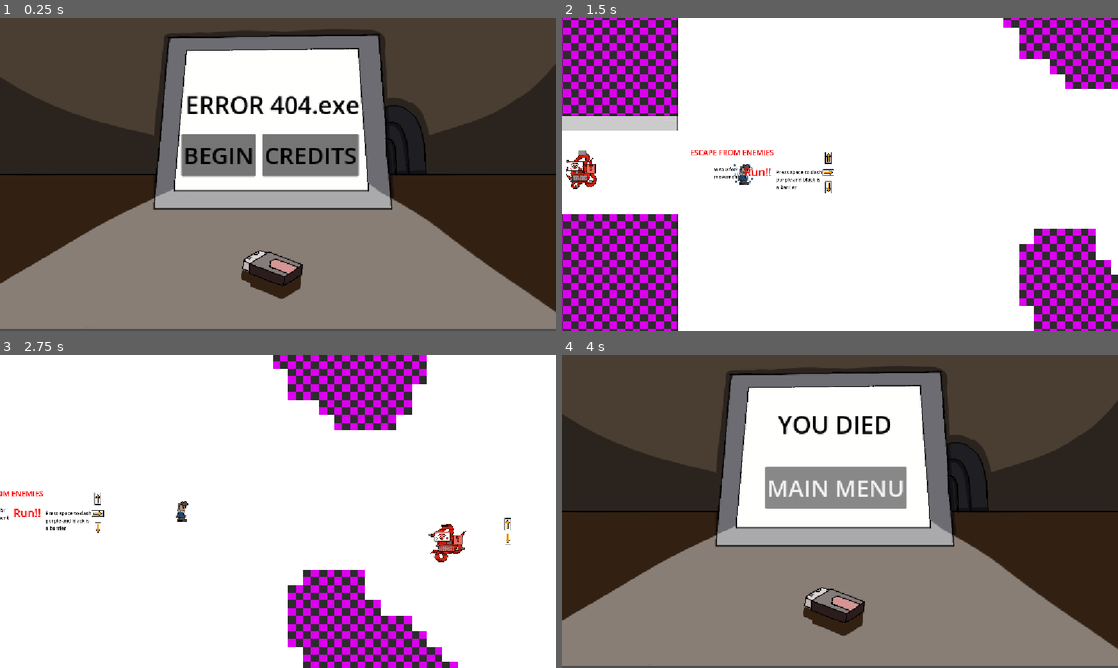
Above: before the commit, frames 1-4 (two rows, left to right).
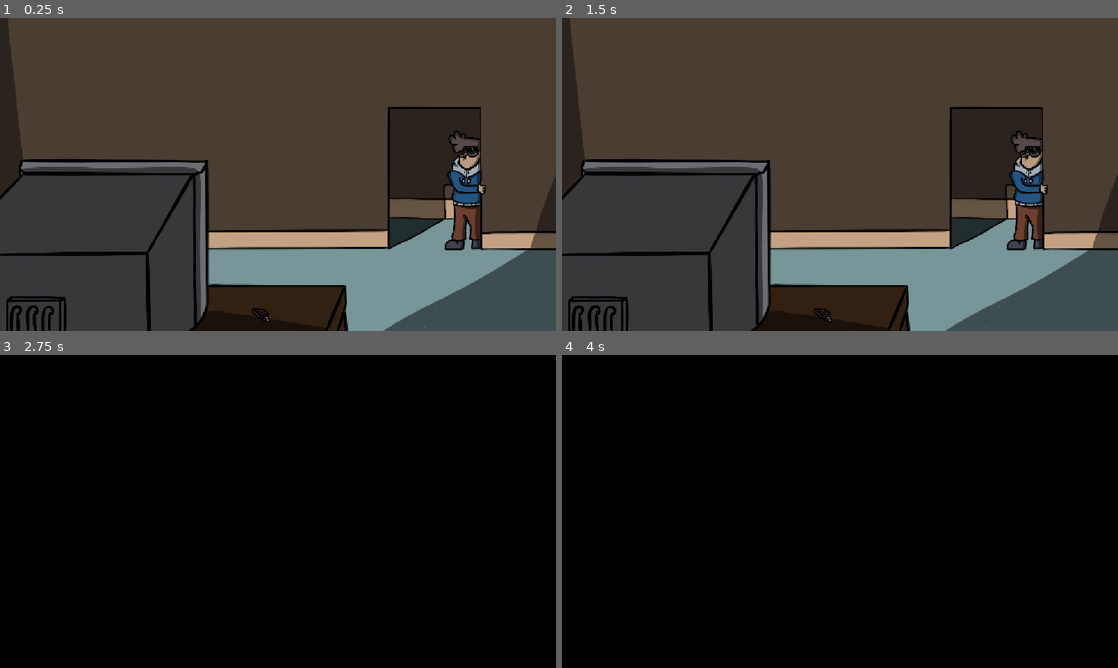
Above: after the commit, the same moments.

Repository: brooklin25t/L2-DIGT-BAM
Game: Godot game, scene res://Scenes/comic.tscn
Same seed, same stepped clock (60 frames per second), same inputs: the game is played once before the commit and once after it. Before the commit the project starts from res://Scenes/main_menu.tscn.
Inputs (mouse positions are in pixels of both pictures, inside the frame that each line leads up to):
- Up to frame 1 (0.25 s): no input
- Up to frame 2 (1.5 s): click (778, 155) at 0.5 s, where only the run before the commit has a clickable "BEGIN"; tap Space (player_dash) at 1.25, 1.35 s; hold D (player_right) from 1.28 s (still down)
- Up to frame 3 (2.75 s): keep holding D (player_right); tap W (player_up) at 1.52, 2.27 s; tap Space (player_dash) at 2, 2.1 s
- Up to frame 4 (4 s): tap Space (player_dash) at 2.75, 2.85, 3.5, 3.6 s; release D (player_right) at 2.78 s; hold A (player_left) 2.78-3.53 s; hold D (player_right) from 3.53 s (still down); tap W (player_up) at 3.77 s

The runs differ from the first frame. In frame 1, 76% of the frame differs, in the area x 0-100%, y 0-100%; in frame 2, 96%; in frame 3, 100%; in frame 4, 98%.

Commit message:
comic
opening secuence

Diff:
--- /dev/null
+++ b/error-404-exe/Scenes/comic.tscn
@@ -0,0 +1,69 @@
+[gd_scene format=3 uid="uid://cojgy44n1om6w"]
+
+[ext_resource type="Script" uid="uid://8sam00ns6x0l" path="res://Scripts/comic.gd" id="1_80ya7"]
+[ext_resource type="Texture2D" uid="uid://bhydrpuji3moe" path="res://Sprites/Untitled_Artwork 80.png" id="2_7jhq8"]
+[ext_resource type="Texture2D" uid="uid://cx2tet5m156ry" path="res://Sprites/Untitled_Artwork 81.png" id="3_rreli"]
+[ext_resource type="Texture2D" uid="uid://1xbvhbcu0nre" path="res://Sprites/Untitled_Artwork 82.png" id="4_e0onh"]
+[ext_resource type="Texture2D" uid="uid://bdqrhml2ti4cd" path="res://Sprites/blink.png" id="5_7jhq8"]
+
+[node name="comic" type="Node2D" unique_id=1464235097]
+script = ExtResource("1_80ya7")
+
+[node name="Sprite2D" type="Sprite2D" parent="." unique_id=1036223006]
+position = Vector2(576, 324)
+texture = ExtResource("2_7jhq8")
+
+[node name="Sprite2D2" type="Sprite2D" parent="." unique_id=1492407720]
+visible = false
+position = Vector2(576, 324)
+texture = ExtResource("3_rreli")
+
+[node name="Sprite2D3" type="Sprite2D" parent="." unique_id=307721752]
+visible = false
+position = Vector2(576, 324)
+texture = ExtResource("4_e0onh")
+
+[node name="Sprite2D4" type="Sprite2D" parent="." unique_id=1219258544]
+visible = false
+position = Vector2(576, 324)
+texture = ExtResource("5_7jhq8")
+
+[node name="Timer" type="Timer" parent="." unique_id=214795329]
+wait_time = 2.0
+one_shot = true
+autostart = true
+
+[node name="Timer2" type="Timer" parent="." unique_id=1846728015]
+wait_time = 2.0
+one_shot = true
+
+[node name="Timer3" type="Timer" parent="." unique_id=1191663454]
+wait_time = 2.0
+one_shot = true
+
+[node name="Timer4" type="Timer" parent="." unique_id=1970566162]
+wait_time = 2.0
+one_shot = true
+
+[node name="Timer5" type="Timer" parent="." unique_id=566962624]
+one_shot = true
+
+[node name="Timer6" type="Timer" parent="." unique_id=526484684]
+wait_time = 0.3
+one_shot = true
+
+[node name="Timer7" type="Timer" parent="." unique_id=1301477025]
+wait_time = 0.3
+one_shot = true
+
+[node name="Timer8" type="Timer" parent="." unique_id=1277736638]
+wait_time = 0.3
+one_shot = true
+
+[connection signal="timeout" from="Timer" to="." method="_on_timer_timeout"]
+[connection signal="timeout" from="Timer2" to="." method="_on_timer_2_timeout"]
+[connection signal="timeout" from="Timer3" to="." method="_on_timer_3_timeout"]
+[connection signal="timeout" from="Timer4" to="." method="_on_timer_4_timeout"]
+[connection signal="timeout" from="Timer5" to="." method="_on_timer_5_timeout"]
+[connection signal="timeout" from="Timer6" to="." method="_on_timer_6_timeout"]
+[connection signal="timeout" from="Timer7" to="." method="_on_timer_7_timeout"]
--- /dev/null
+++ b/error-404-exe/Scenes/control.tscn
@@ -0,0 +1,12 @@
+[gd_scene format=3 uid="uid://casnji1td48q8"]
+
+[ext_resource type="Script" uid="uid://8sam00ns6x0l" path="res://Scripts/comic.gd" id="1_wpaqk"]
+
+[node name="Control" type="Control" unique_id=78577274]
+layout_mode = 3
+anchors_preset = 15
+anchor_right = 1.0
+anchor_bottom = 1.0
+grow_horizontal = 2
+grow_vertical = 2
+script = ExtResource("1_wpaqk")
--- /dev/null
+++ b/error-404-exe/Scripts/comic.gd
@@ -0,0 +1,61 @@
+extends Node2D
+
+@onready var timer1: Timer = $Timer
+@onready var timer2: Timer = $Timer2
+@onready var timer3: Timer = $Timer3
+@onready var timer4: Timer = $Timer4
+@onready var timer5: Timer = $Timer5
+@onready var timer6: Timer = $Timer6
+@onready var timer7: Timer = $Timer7
+@onready var timer8: Timer = $Timer8
+@onready var comic_frame1 = $Sprite2D
+@onready var comic_frame2 = $Sprite2D2
+@onready var comic_frame3 = $Sprite2D3
+@onready var blink = $Sprite2D4
+
+# Called when the node enters the scene tree for the first time.
+func _ready() -> void:
+	pass # Replace with function body.
+
+
+# Called every frame. 'delta' is the elapsed time since the previous frame.
+func _process(delta: float) -> void:
+	pass
+
+
+
+
+
+func _on_timer_timeout() -> void:
+	timer5.start()
+	blink.visible = true
+
+
+func _on_timer_2_timeout() -> void:
+	timer6.start()
+	blink.visible = true
+
+
+func _on_timer_3_timeout() -> void:
+	timer7.start()
+	blink.visible = true
+
+
+
+func _on_timer_4_timeout() -> void:
+	#get_tree().change_scene_to_file("res://Scenes/main_menu.tscn")
+	pass
+
+
+func _on_timer_5_timeout() -> void:
+	timer2.start()
+	comic_frame2.visible = true
+
+
+func _on_timer_6_timeout() -> void:
+	timer3.start()
+	comic_frame3.visible = true
+
+
+func _on_timer_7_timeout() -> void:
+	pass # Replace with function body.
--- a/error-404-exe/project.godot
+++ b/error-404-exe/project.godot
@@ -11,7 +11,7 @@
 [application]
 
 config/name="error-404-exe"
-run/main_scene="uid://cj0e7635ub3iq"
+run/main_scene="uid://cojgy44n1om6w"
 config/features=PackedStringArray("4.7", "Forward Plus")
 config/icon="res://icon.svg"
 
Not shown, added: error-404-exe/Scripts/comic.gd.uid
Binary file added: error-404-exe/Sprites/Untitled_Artwork 80.png
Not shown, added: error-404-exe/Sprites/Untitled_Artwork 80.png.import
Binary file added: error-404-exe/Sprites/Untitled_Artwork 81.png
Not shown, added: error-404-exe/Sprites/Untitled_Artwork 81.png.import
Binary file added: error-404-exe/Sprites/Untitled_Artwork 82.png
Not shown, added: error-404-exe/Sprites/Untitled_Artwork 82.png.import
Binary file added: error-404-exe/Sprites/blink.png
Not shown, added: error-404-exe/Sprites/blink.png.import
